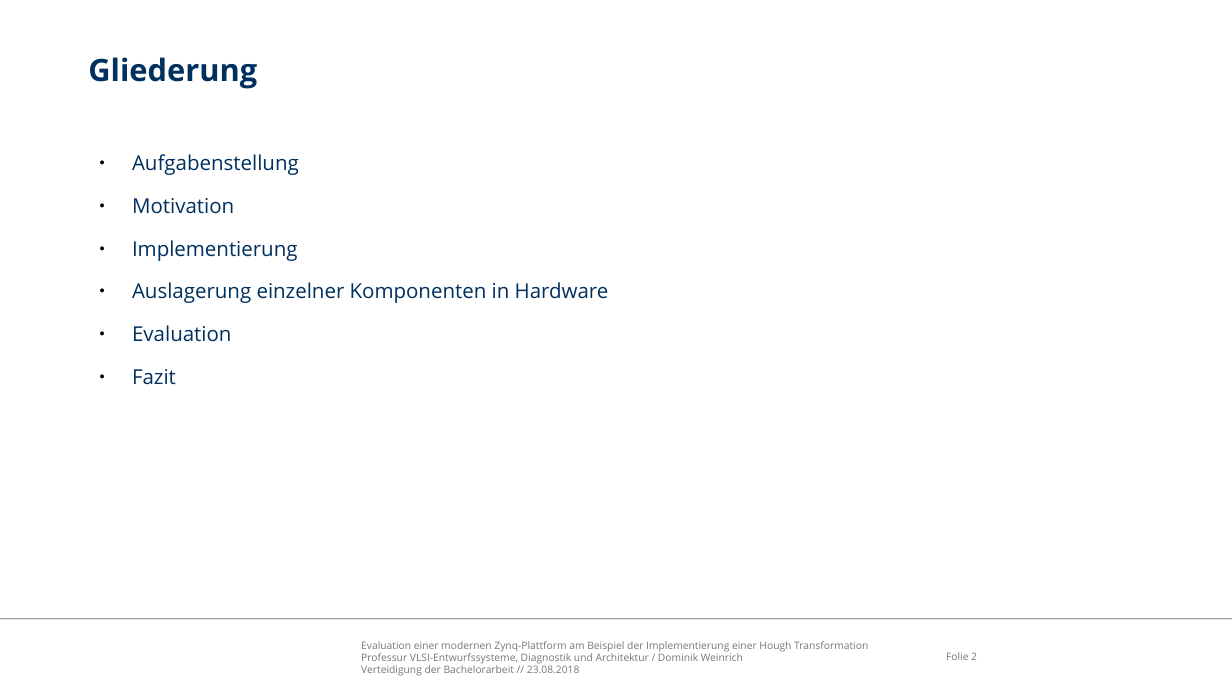
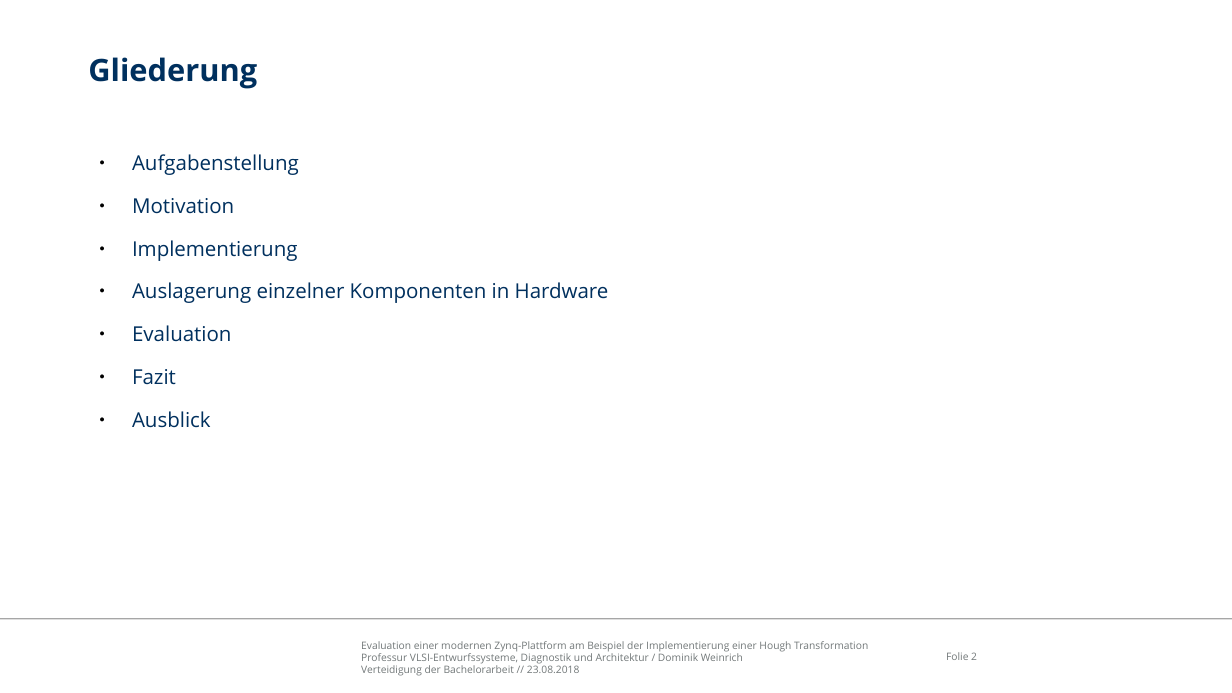
Before and after one commit to freeDom-/hough, a slide deck: slide 2 of Verteidigung/Verteidigung.odp. Drawn at 1232x693 pixels with LibreOffice and Linux fonts; fonts in the diff are those of the drawing; background and template pictures are left out. Boxes give left, top, right and bottom in pixels: in the first picture for what was removed or moved away, otherwise in the second. Text is boxed around its words. In the diff, an @@ line names an element or a change of style, - is before the commit and + after.

```diff
--- a/Verteidigung/Verteidigung.odp
+++ b/Verteidigung/Verteidigung.odp
@@ text at [132,411,211,428]: paragraph added @@
+● Ausblick
```
Also in this commit, not shown: 11 other slides changed, 1 slide added, 1 other file.
